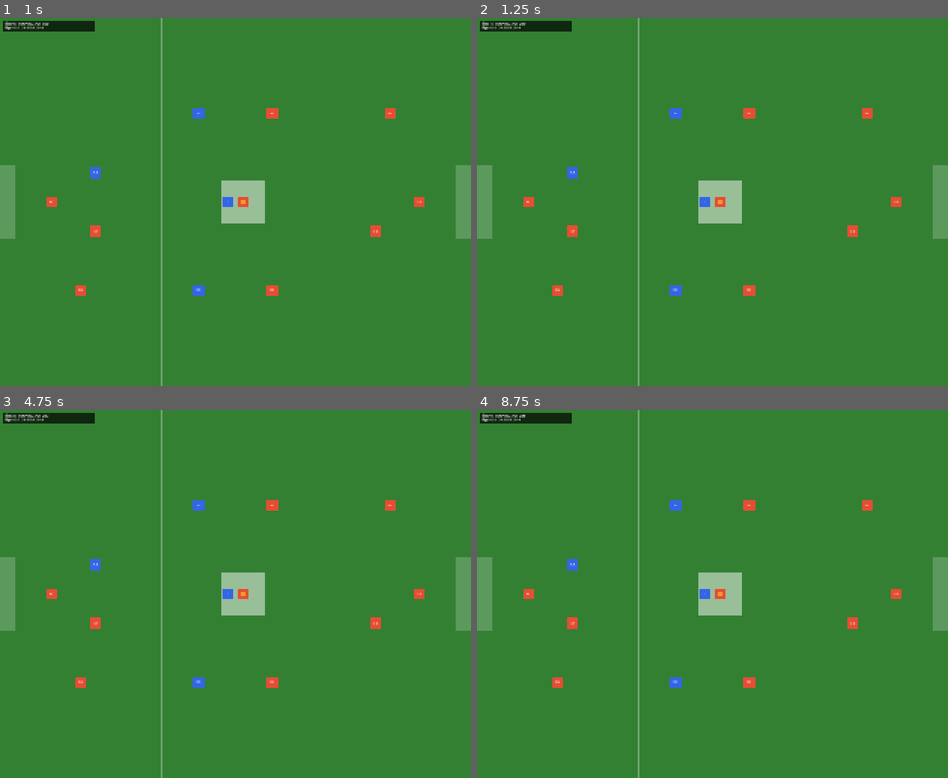
Above: before the commit, frames 1-4 (two rows, left to right).
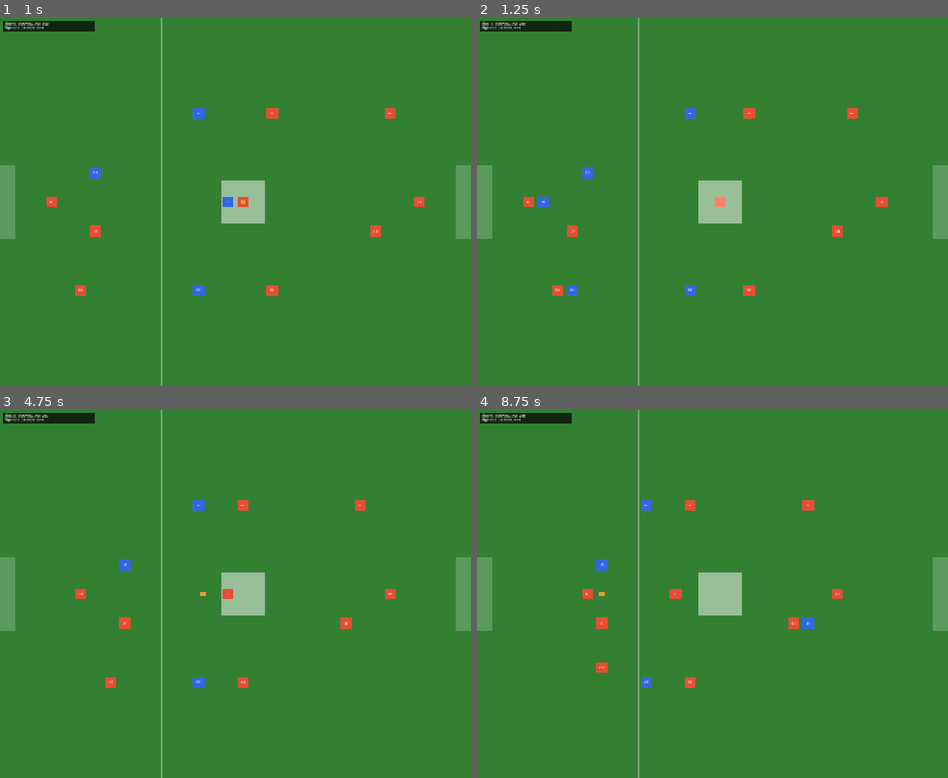
Above: after the commit, the same moments.

Repository: Simdog13/afl-nines
Game: Godot game, scene res://scenes/main.tscn
Two runs of this game, one before a commit and one after it. Both use one fixed random seed, a clock stepped at 60 frames per second and the inputs below.
Inputs:
- Up to frame 1 (1 s): tap Enter at 0.5 s; tap P at 0.6 s; tap Space at 0.77 s
- Up to frame 2 (1.25 s): no input
- Up to frame 3 (4.75 s): tap R at 1.35 s; tap Space at 1.52, 2, 3.02, 3.5, 3.77, 4.52 s; tap 1 at 2.1 s; tap Enter at 2.75, 4.25 s; tap 2 at 2.85 s; tap 3 at 3.6 s; tap P at 4.35 s
- Up to frame 4 (8.75 s): tap R at 5.1 s; tap Space at 5.75, 6.02, 6.77, 7.52 s; tap 1 at 5.85 s; tap 2 at 6.6 s; tap 3 at 7.35 s; tap P at 8.1 s

Frame 1 is identical in both runs. In frame 2, 1.1% of the frame differs, in the area x 12-91%, y 24-76%; in frame 3, 1.4%; in frame 4, 1.8%, in the area x 9-91%, y 24-76%.

Commit message:
Implement basic AI and fix window scaling
Fixed two critical issues:

1. Window Display Issue:
   - Changed from maximized mode to proper scaling
   - Set window size to 1280x800 with 2048x1600 viewport
   - Full field now visible horizontally and vertically
   - Uses canvas_items stretch mode with aspect keep

2. Movement/AI Implementation:
   - Implemented basic AI in GameManager._process_unit()
   - Units now move toward loose ball one cell at a time
   - Units pick up ball when on same cell
   - Units with ball kick toward opponent's goal
   - Added _ai_kick_ball() and _ai_move_toward_ball() helpers
   - Ball now bounces at center when quarter starts (MatchDirector)
   - Players respect zone boundaries when moving

The game is now playable! Units chase the ball, pick it up, and kick
toward goals. This is a simple AI placeholder until full AIController
is implemented, but provides basic gameplay functionality.

Diff:
--- a/autoloads/GameManager.gd
+++ b/autoloads/GameManager.gd
@@ -197,19 +197,90 @@
 	if unit == null:
 		return
 
-	# For now, just handle stamina recovery when idle
-	# Full AI decision making will be in AIController (Phase 4)
-	match unit.state:
-		Enums.UnitState.IDLE:
-			# Recover stamina when idle
-			unit.recover_stamina(Constants.STAMINA_RECOVERY_RATE)
-
-		Enums.UnitState.MOVING:
-			# If unit was moving, check if arrived
-			if unit.grid_position == unit.target_position:
-				unit.arrive_at_target()
-
-		# Other states will be handled by AIController
+	# Basic AI implementation
+	# This is a simple placeholder until full AIController is implemented
+
+	# Handle movement completion
+	if unit.state == Enums.UnitState.MOVING:
+		if unit.grid_position == unit.target_position:
+			unit.arrive_at_target()
+		return
+
+	# Only idle units make decisions
+	if unit.state != Enums.UnitState.IDLE:
+		return
+
+	# Recover stamina when idle
+	unit.recover_stamina(Constants.STAMINA_RECOVERY_RATE)
+
+	# Check if unit can pick up loose ball
+	if ball.state == Enums.BallState.LOOSE_GROUND:
+		if unit.grid_position == ball.grid_position:
+			# Pick up the ball!
+			ball.give_to_unit(unit)
+			return
+
+	# If unit has ball, kick it toward goal
+	if unit.has_ball:
+		_ai_kick_ball(unit)
+		return
+
+	# If ball is loose, move toward it
+	if ball.state == Enums.BallState.LOOSE_GROUND or ball.state == Enums.BallState.LOOSE_AIR:
+		_ai_move_toward_ball(unit)
+		return
+
+
+## Simple AI: Kick ball toward opponent's goal
+func _ai_kick_ball(unit: Unit) -> void:
+	# Determine which goal to attack based on team
+	var target_x = Constants.GOAL_RIGHT_X if unit.team == Enums.TeamID.HOME else Constants.GOAL_LEFT_X
+	var target_y = Constants.FIELD_CENTER_Y  # Aim for center of goal
+
+	var target_pos = Vector2i(target_x, target_y)
+
+	# Make sure target is valid
+	if not Constants.is_valid_grid_pos(target_pos):
+		return
+
+	# Kick the ball!
+	ball.make_loose_air(
+		unit.grid_position,
+		target_pos,
+		Enums.Action.KICK,
+		unit,
+		null
+	)
+
+	# Spend stamina
+	unit.spend_stamina(Constants.STAMINA_COST_KICK)
+
+
+## Simple AI: Move one cell toward ball
+func _ai_move_toward_ball(unit: Unit) -> void:
+	var ball_pos = ball.grid_position
+	var unit_pos = unit.grid_position
+
+	# Calculate direction to ball
+	var dx = sign(ball_pos.x - unit_pos.x)
+	var dy = sign(ball_pos.y - unit_pos.y)
+
+	# Try to move toward ball (prefer horizontal movement)
+	var target_pos = unit_pos
+	if dx != 0:
+		target_pos = Vector2i(unit_pos.x + dx, unit_pos.y)
+	elif dy != 0:
+		target_pos = Vector2i(unit_pos.x, unit_pos.y + dy)
+
+	# Validate move is in bounds and in their zone
+	if not Constants.is_valid_grid_pos(target_pos):
+		return
+	if not Enums.is_in_correct_zone(target_pos.x, unit.zone, unit.team):
+		return
+
+	# Move toward ball
+	unit.set_grid_position(target_pos)
+	unit.spend_stamina(Constants.STAMINA_COST_MOVE)
 
 
 ## Check if a score should be registered
--- a/autoloads/MatchDirector.gd
+++ b/autoloads/MatchDirector.gd
@@ -149,6 +149,12 @@
 	is_clock_running = true
 	is_stoppage = false
 
+	# Make ball loose at center for play to begin (center bounce)
+	if GameManager.ball:
+		var center = Vector2i(Constants.FIELD_CENTER_X, Constants.FIELD_CENTER_Y)
+		GameManager.ball.make_loose_ground(center)
+		Debug.log_info("MatchDirector", "Ball bounced at center")
+
 	EventBus.quarter_started.emit(current_quarter)
 	Debug.log_info("MatchDirector", "=== QUARTER %d START ===" % current_quarter)
 	Debug.log_info("MatchDirector", "Time: %.0f seconds" % quarter_time_remaining)
--- a/project.godot
+++ b/project.godot
@@ -19,7 +19,8 @@
 
 window/size/viewport_width=2048
 window/size/viewport_height=1600
-window/size/mode=2
+window/size/window_width_override=1280
+window/size/window_height_override=800
 window/size/resizable=true
 window/stretch/mode="canvas_items"
 window/stretch/aspect="keep"
